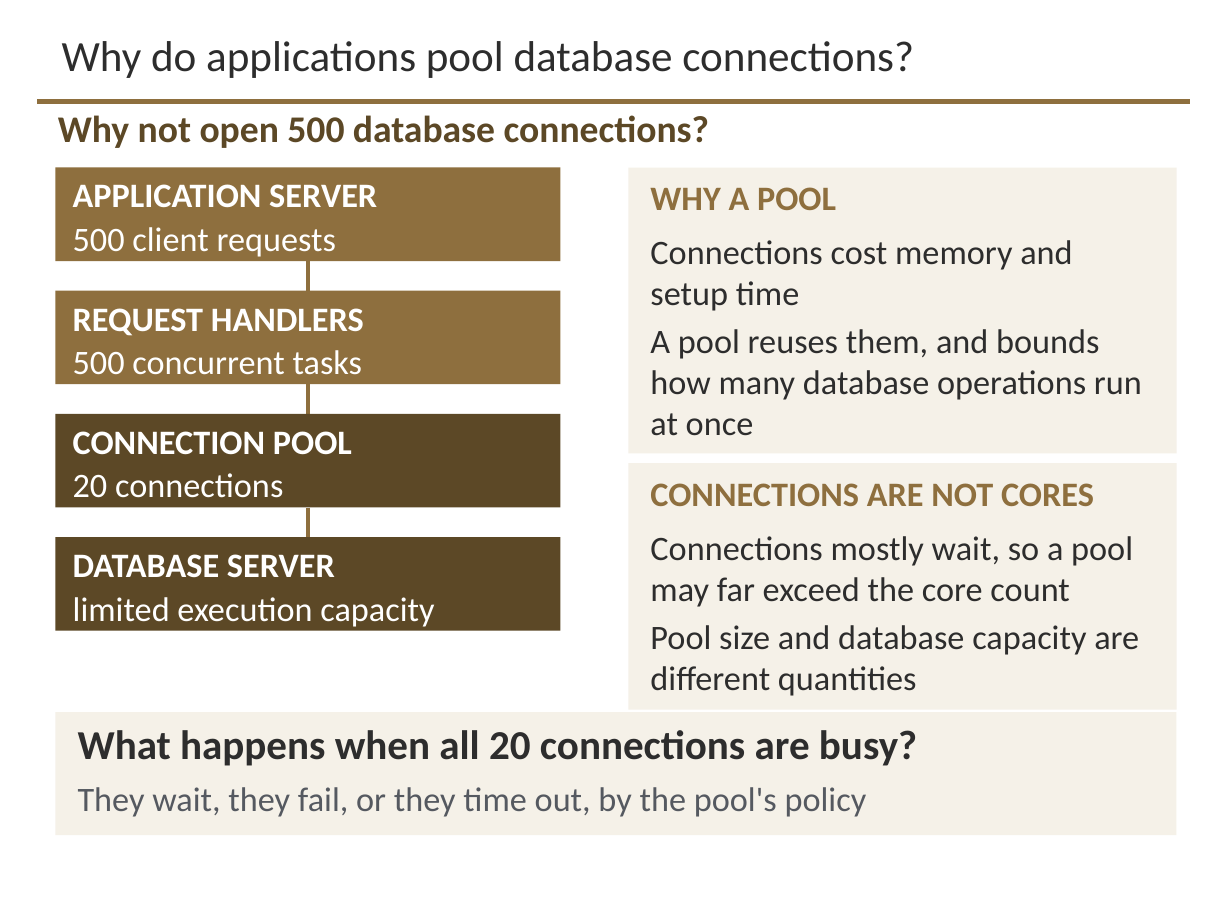
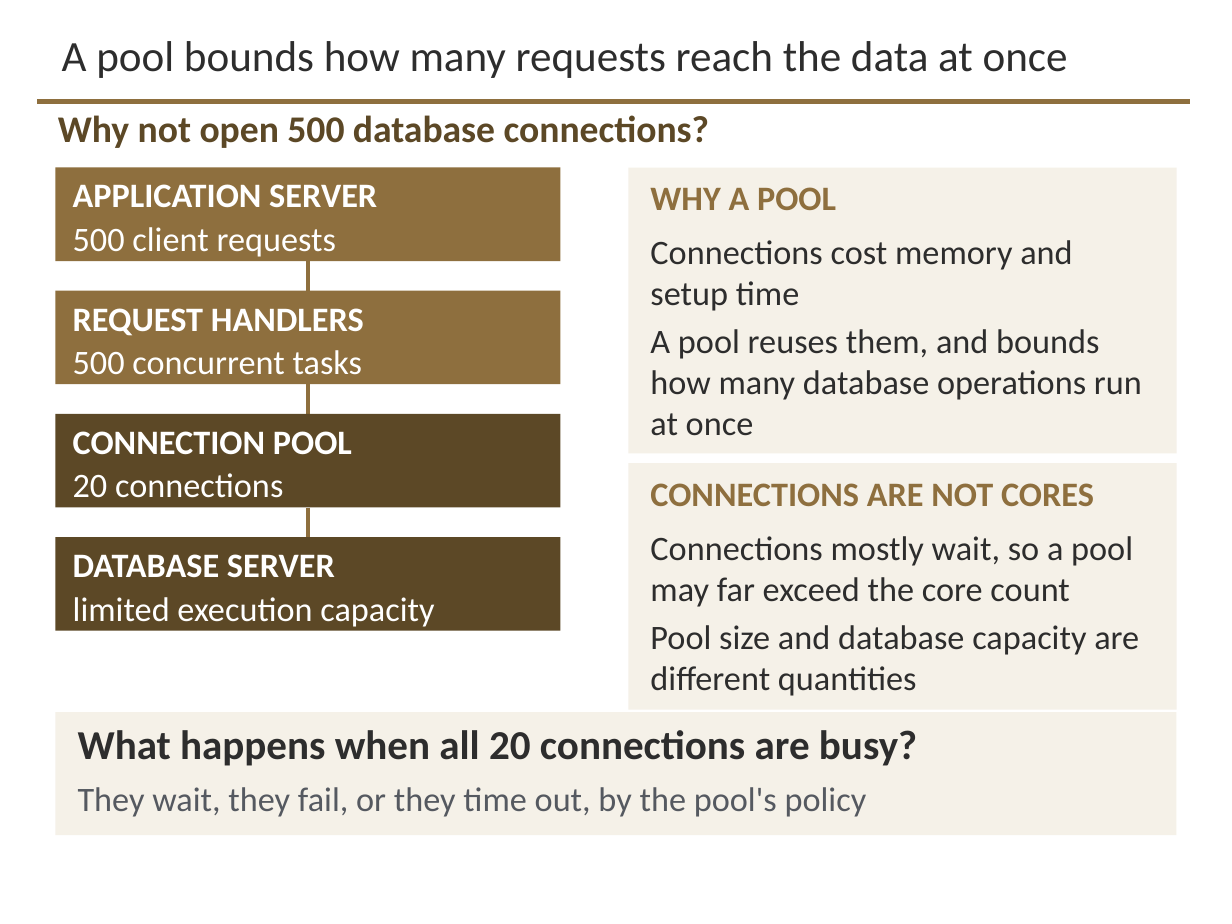
Before and after one commit to davisjam/model-based-agentic-software-engineering, a slide deck: slide 21 of course/lectures/act-3-software-in-the-world/02-data-management/3-2-Data-Management.pptx. Drawn at 1232x924 pixels with LibreOffice and Linux fonts; fonts in the diff are those of the drawing; background and template pictures are left out. Boxes give left, top, right and bottom in pixels: in the first picture for what was removed or moved away, otherwise in the second. Text is boxed around its words. In the diff, an @@ line names an element or a change of style, - is before the commit and + after.

```diff
--- a/course/lectures/act-3-software-in-the-world/02-data-management/3-2-Data-Management.pptx
+++ b/course/lectures/act-3-software-in-the-world/02-data-management/3-2-Data-Management.pptx
@@ title at box(62, 41, 1068, 78): text changed @@
-Why do applications pool database connections?
+A pool bounds how many requests reach the data at once
```
